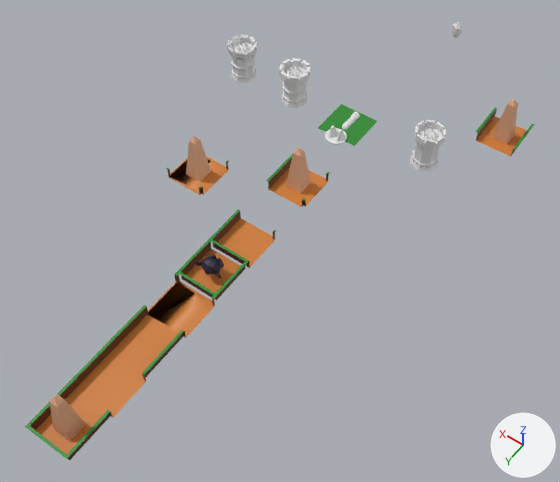
A saved change to the Blender file TerrainTiles.blend.
Camera for both pictures: a 50 mm lens placed at (-12.7, 23.2, 24.9), pointed at (-1.2, 7.1, -0.4). Lighting does not change. The marker at lower right points along +X, +Y and +Z.

Objects in the first picture: 'Arcane_Crystal', 'Arcane_Tower_2', 'Cannon', 'Cannon_Base', 'No_Path', 'Path_2_Way_Straight', 'Path_2_Way_Target', 'Path_3_Way', 'Path_3_Way_Target', 'Path_4_Way', 'Path_Corner', 'Path_Spawner', 'Path_Target', 'Tower_Arcane_1', 'Unused arcane tower 4', 'grass'.
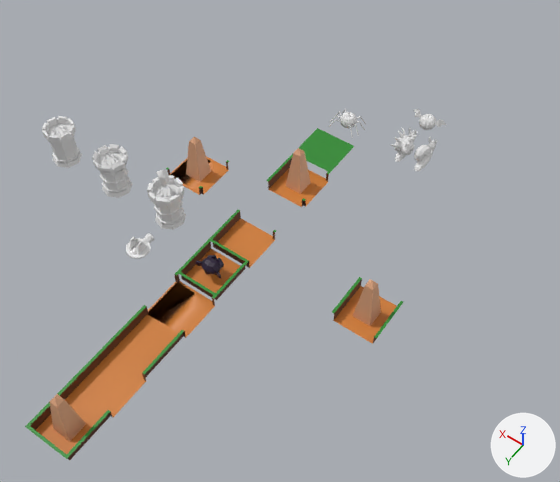
Pixel boxes (x1, y1, x2, y2) of what changed, in the pictures (560 x 482 px):
```json
{"object": "Path_2_Way_Target", "change": "moved", "before": [476, 99, 534, 156], "after": [332, 277, 403, 344]}
{"object": "Arcane_Tower_2", "change": "moved", "before": [279, 58, 311, 108], "after": [147, 175, 186, 230]}
{"object": "Tower_Arcane_1", "change": "moved", "before": [410, 120, 446, 172], "after": [42, 116, 82, 168]}
{"object": "Unused arcane tower 4", "change": "moved", "before": [227, 34, 258, 83], "after": [92, 144, 133, 198]}
{"object": "No_Path", "change": "moved", "before": [318, 104, 377, 146], "after": [299, 128, 354, 172]}
{"object": "Cannon_Base", "change": "moved", "before": [325, 126, 347, 145], "after": [126, 237, 151, 259]}
{"object": "Snail_2", "change": "added", "after": [390, 127, 419, 162]}
{"object": "Snail_1", "change": "added", "after": [414, 137, 438, 171]}
{"object": "Pumpkin_2", "change": "added", "after": [328, 109, 366, 138]}
{"object": "Pumpkin_1.001", "change": "added", "after": [413, 109, 447, 130]}
{"object": "Cannon", "change": "moved", "before": [342, 112, 360, 130], "after": [131, 233, 154, 254]}
{"object": "Arcane_Crystal", "change": "moved", "before": [452, 22, 462, 38], "after": [156, 170, 169, 186]}
```

Scene script edits in JSON lines:
```json
{"block": "me_sphere_001", "where": "me_sphere_001.from_pydata(...)  # 121 vertices, 120 faces; spans x -0.192..0.192, y -0.769..0.426, z 0.274..0.64"}
{"block": "me_sphere_001", "where": "# used by ob_cannon; location = (0.0, 0.0, -0.45)"}
{"block": "me_sphere_001", "change": "me_sphere_001 part 1: the whole mesh is moved by (0.0, 0.0, -0.453)"}
{"op": "add", "block": "me_cylinder_009", "code": ["me_cylinder_009 = bpy.data.meshes.new('Cylinder.009')", "me_cylinder_009.from_pydata(...)  # 528 vertices, 557 faces; spans x -0.9..0.85, y -0.37..0.41, z 0.0..0.79"]}
{"op": "add", "block": "me_cylinder_008", "code": ["me_cylinder_008 = bpy.data.meshes.new('Cylinder.008')", "me_cylinder_008.from_pydata(...)  # 680 vertices, 651 faces; spans x -0.82..0.82, y -0.59..0.63, z -0.04..0.79"]}
{"op": "add", "block": "me_xyz_function_005", "code": ["me_xyz_function_005 = bpy.data.meshes.new('XYZ Function.005')", "me_xyz_function_005.from_pydata(...)  # 834 vertices, 806 faces; spans x -0.44..0.44, y -0.86..0.77, z -0.01..1.16"]}
{"op": "add", "block": "me_xyz_function_001", "code": ["me_xyz_function_001 = bpy.data.meshes.new('XYZ Function.001')", "me_xyz_function_001.from_pydata(...)  # 386 vertices, 374 faces; spans x -0.21..0.42, y -0.86..0.77, z -0.01..1.07"]}
{"op": "set", "path": "ob_no_path.location", "old": "(0.0, 0.0, 0.0)", "new": "(0.0, 2.0, 0.0)"}
{"op": "set", "path": "ob_path_2_way_target.location", "old": "(-6.0, -4.0, 0.0)", "new": "(-6.0, 8.0, 0.0)"}
{"op": "set", "path": "ob_arcane_crystal.location", "old": "(-2.0, -6.0, 2.0)", "new": "(3.0, 9.0, 2.0)"}
{"op": "set", "path": "ob_unused_arcane_tower_4.location", "old": "(6.0, 0.0, 1.0)", "new": "(6.0, 9.0, 1.0)"}
{"op": "set", "path": "ob_arcane_tower_2.location", "old": "(3.0, 0.0, 0.0)", "new": "(3.0, 9.0, 0.0)"}
{"op": "set", "path": "ob_tower_arcane_1.location", "old": "(-4.0, 0.0, 0.0)", "new": "(9.0, 9.0, 0.0)"}
{"op": "set", "path": "ob_cannon_base.location", "old": "(0.0, 1.0, 0.0)", "new": "(3.0, 11.0, 0.0)"}
{"op": "set", "path": "ob_cannon.location", "old": "(0.0, 0.0, -0.45)", "new": "(3.0, 11.0, 0.0)"}
{"op": "add", "block": "ob_pumpkin_1_001", "code": ["ob_pumpkin_1_001 = bpy.data.objects.new('Pumpkin_1.001', me_cylinder_009)", "ob_pumpkin_1_001.location = (-3.0, -2.0, 0.0)"]}
{"op": "add", "block": "ob_pumpkin_2", "code": ["ob_pumpkin_2 = bpy.data.objects.new('Pumpkin_2', me_cylinder_008)", "ob_pumpkin_2.location = (0.0, 0.0, 0.0)"]}
{"op": "add", "block": "ob_snail_2", "code": ["ob_snail_2 = bpy.data.objects.new('Snail_2', me_xyz_function_005)", "ob_snail_2.location = (-3.0, 0.0, 0.0)"]}
{"op": "add", "block": "ob_snail_1", "code": ["ob_snail_1 = bpy.data.objects.new('Snail_1', me_xyz_function_001)", "ob_snail_1.location = (-4.0, 0.0, 0.0)"]}
```
